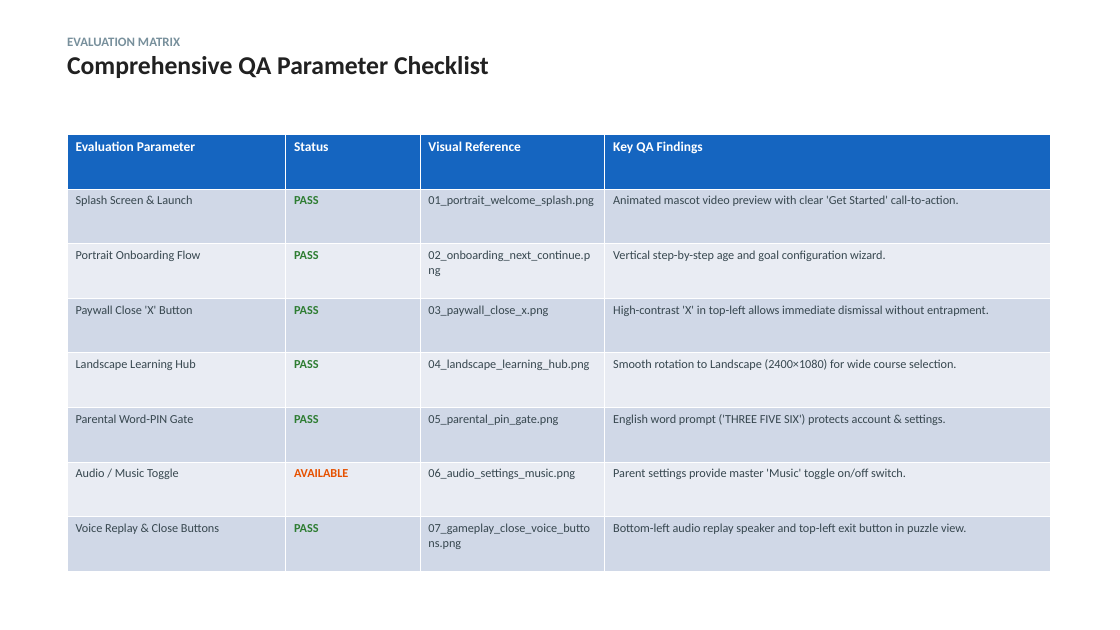
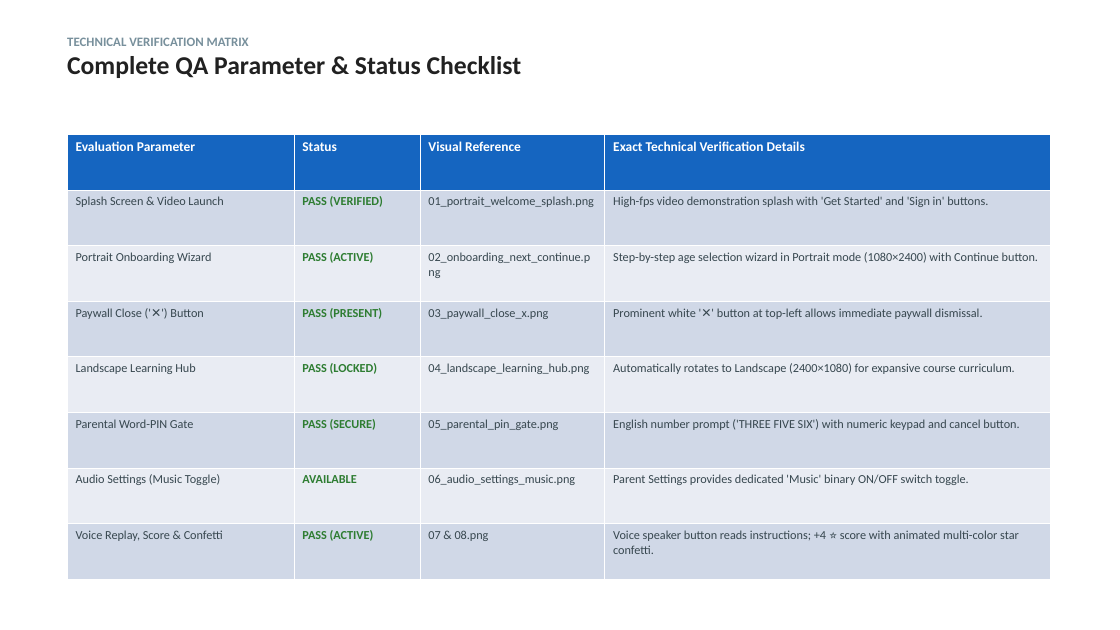
Before and after one commit to ananddub/game-qa-review-3g1j37, a slide deck: slide 2 of LogicLike_ABC_and_Math.pptx (slide 3 before the commit). Drawn at 1120x630 pixels with LibreOffice and Linux fonts; fonts in the diff are those of the drawing. Boxes give left, top, right and bottom in pixels: in the first picture for what was removed or moved away, otherwise in the second. Text is boxed around its words. In the diff, an @@ line names an element or a change of style, - is before the commit and + after.

Commit message:
Remove all suggestions/recommendations; update slides to focus purely on detailed screen statuses, UI elements, and technical parameters

```diff
--- a/LogicLike_ABC_and_Math.pptx
+++ b/LogicLike_ABC_and_Math.pptx
@@ text at (67, 37, 522, 78): text changed @@
-EVALUATION MATRIX
-Comprehensive QA Parameter Checklist
+TECHNICAL VERIFICATION MATRIX
+Complete QA Parameter & Status Checklist
@@ table at (67, 134, 1050, 580) @@
-row 1, column 4: Key QA Findings
+row 1, column 4: Exact Technical Verification Details
-row 2: Splash Screen & Launch | PASS | 01_portrait_welcome_splash.png | Animated mascot video preview with clear 'Get Started' call-to-action.
+row 2: Splash Screen & Video Launch | PASS (VERIFIED) | 01_portrait_welcome_splash.png | High-fps video demonstration splash with 'Get Started' and 'Sign in' buttons.
-row 3: Portrait Onboarding Flow | PASS | 02_onboarding_next_continue.png | Vertical step-by-step age and goal configuration wizard.
+row 3: Portrait Onboarding Wizard | PASS (ACTIVE) | 02_onboarding_next_continue.png | Step-by-step age selection wizard in Portrait mode (1080×2400) with Continue button.
-row 4: Paywall Close 'X' Button | PASS | 03_paywall_close_x.png | High-contrast 'X' in top-left allows immediate dismissal without entrapment.
+row 4: Paywall Close ('✕') Button | PASS (PRESENT) | 03_paywall_close_x.png | Prominent white '✕' button at top-left allows immediate paywall dismissal.
-row 5, column 2: PASS
+row 5, column 2: PASS (LOCKED)
-row 5, column 4: Smooth rotation to Landscape (2400×1080) for wide course selection.
+row 5, column 4: Automatically rotates to Landscape (2400×1080) for expansive course curriculum.
-row 6, column 2: PASS
+row 6, column 2: PASS (SECURE)
-row 6, column 4: English word prompt ('THREE FIVE SIX') protects account & settings.
+row 6, column 4: English number prompt ('THREE FIVE SIX') with numeric keypad and cancel button.
-row 7, column 1: Audio / Music Toggle
+row 7, column 1: Audio Settings (Music Toggle)
-row 7, column 4: Parent settings provide master 'Music' toggle on/off switch.
+row 7, column 4: Parent Settings provides dedicated 'Music' binary ON/OFF switch toggle.
-row 8: Voice Replay & Close Buttons | PASS | 07_gameplay_close_voice_buttons.png | Bottom-left audio replay speaker and top-left exit button in puzzle view.
+row 8: Voice Replay, Score & Confetti | PASS (ACTIVE) | 07 & 08.png | Voice speaker button reads instructions; +4 ⭐ score with animated multi-color star confetti.
@@ text colour #E65100 to #2E7D32 in "AVAILABLE" @@
```
Also in this commit, not shown: 1 other slide changed, 5 slides added, 6 slides removed, 2 other files.
